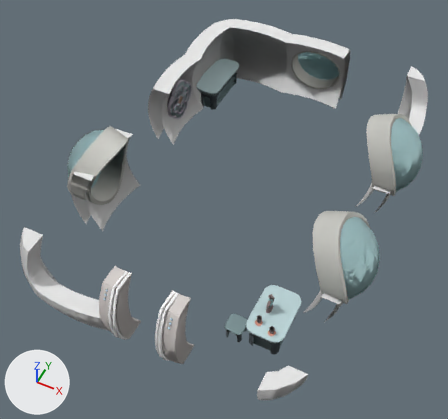
Two versions of the glTF model www/models/lba2/iso_scenes/119.glb, one commit apart.
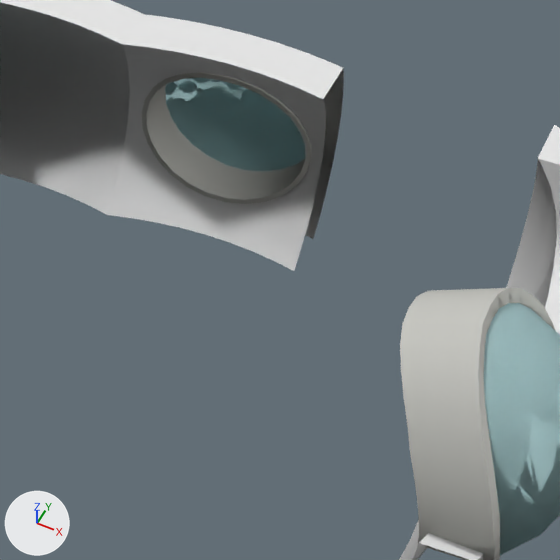
The first picture shows the older version from a 50 mm lens placed at (21.1, -36.9, 27.3), pointed at (10.7, -16.2, 1.4). The close-ups show both versions on the part from 56% to 92% of the width and 7% to 46% of the height of that picture; other places that the commit changed are outside them. The lights are fixed; the arrows at lower left show +X, +Y and +Z. Where no turn or scale is listed for an object, it has been applied to the vertices. Vertices at the same position are counted once.

Names of what the first close-up shows: 'colored', 'textured_51c720184e9b89eb', 'textured_e409904b42712040', 'transparent_0', 'transparent_1', 'transparent_6', 'transparent_7'.
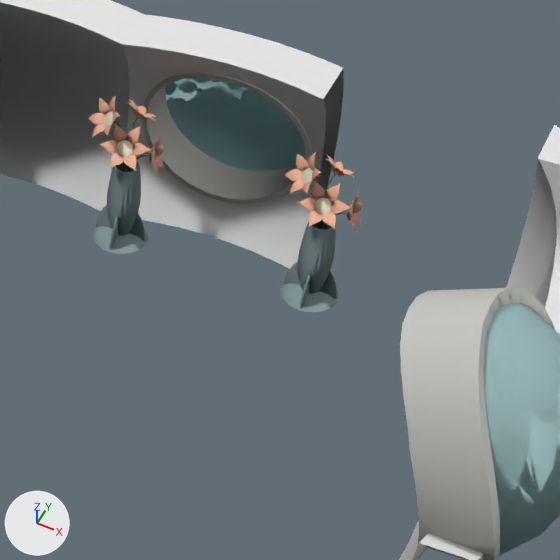
Scene script edits in JSON lines:
```json
{"block": "me_mesh_0", "where": "# used by ob_colored; location = (0.0, 0.0, 0.0)"}
{"op": "remove", "block": "me_mesh_0", "code": "me_mesh_0.from_pydata(...)  # 5950 vertices, 11271 faces; spans x 3.1..18.9, y -25.9..-2.2, z 0.5..5.8"}
{"op": "add", "block": "me_mesh_0", "code": "me_mesh_0.from_pydata(...)  # 13438 vertices, 25833 faces; spans x 3.1..18.9, y -25.9..-2.2, z 0.5..5.8"}
{"block": "me_mesh_0", "change": "me_mesh_0 part 1: 4990 vertices added at x 8.6..14.2, y -5.3..-3.7, z 0.5..3.7"}
```

Location of each change, (x1, y1, x2, y2) in pixels of the close-ups (560 x 560 px):
```json
{"object": "colored", "change": "reshaped", "before": [142, 72, 555, 560], "after": [88, 72, 555, 560]}
{"part": 1, "of": "me_mesh_0", "change": "added", "after": [88, 96, 363, 312]}
```
